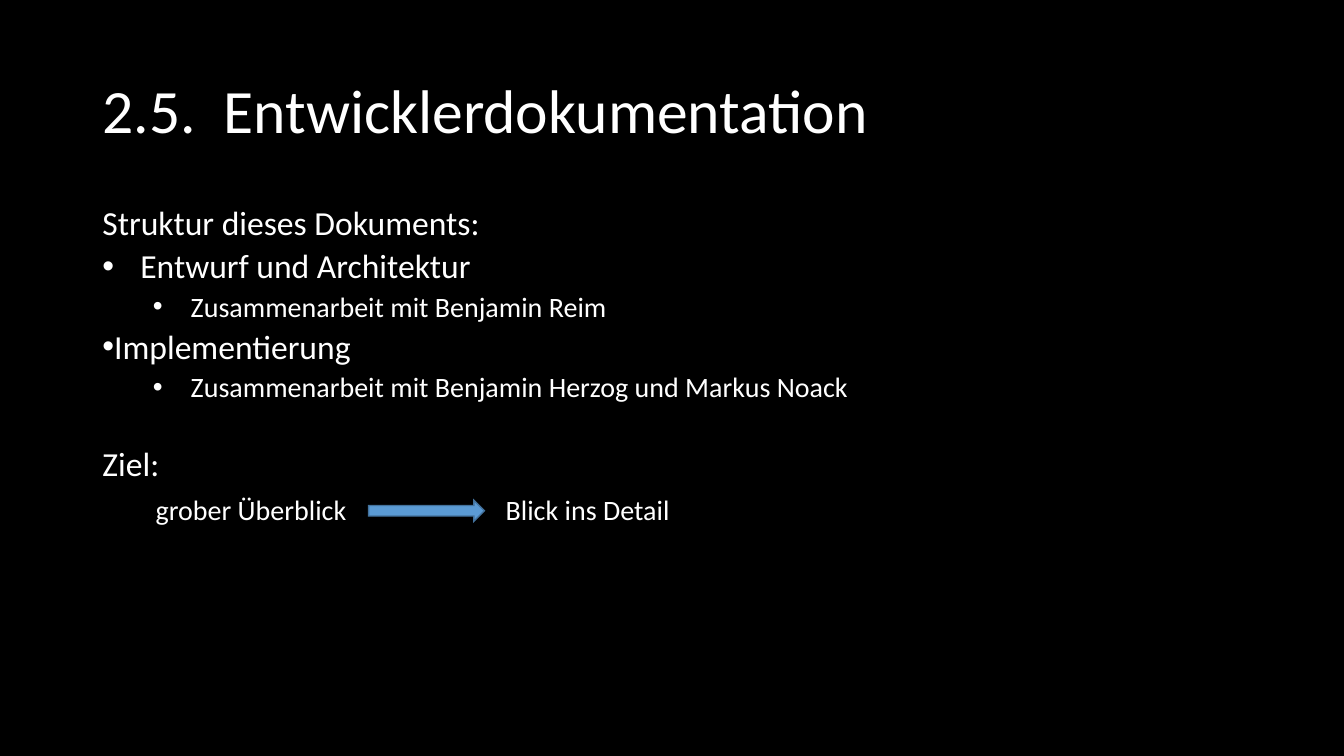
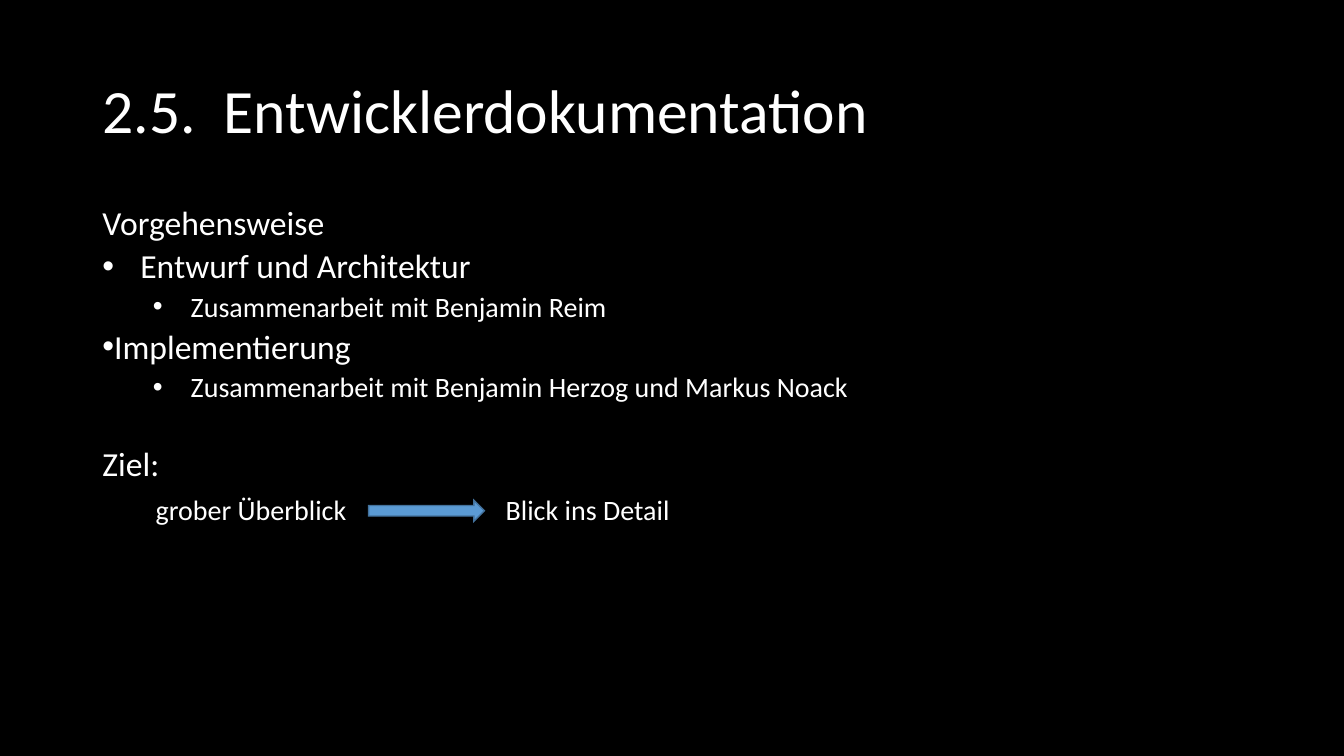
Before and after one commit to SE-Beleggruppe/Beleg_Planung, a slide deck: slide 15 of Präsentation/Felix - Dokumentation/SE_Dokumentation.pptx. Drawn at 1344x756 pixels with LibreOffice and Linux fonts; fonts in the diff are those of the drawing. Boxes give left, top, right and bottom in pixels: in the first picture for what was removed or moved away, otherwise in the second. Text is boxed around its words. In the diff, an @@ line names an element or a change of style, - is before the commit and + after.

```diff
--- a/Präsentation/Felix - Dokumentation/SE_Dokumentation.pptx
+++ b/Präsentation/Felix - Dokumentation/SE_Dokumentation.pptx
@@ text at (102, 211, 324, 241): text changed @@
-  Struktur dieses Dokuments:
+  Vorgehensweise
```
Also in this commit, not shown: 7 other slides changed.
